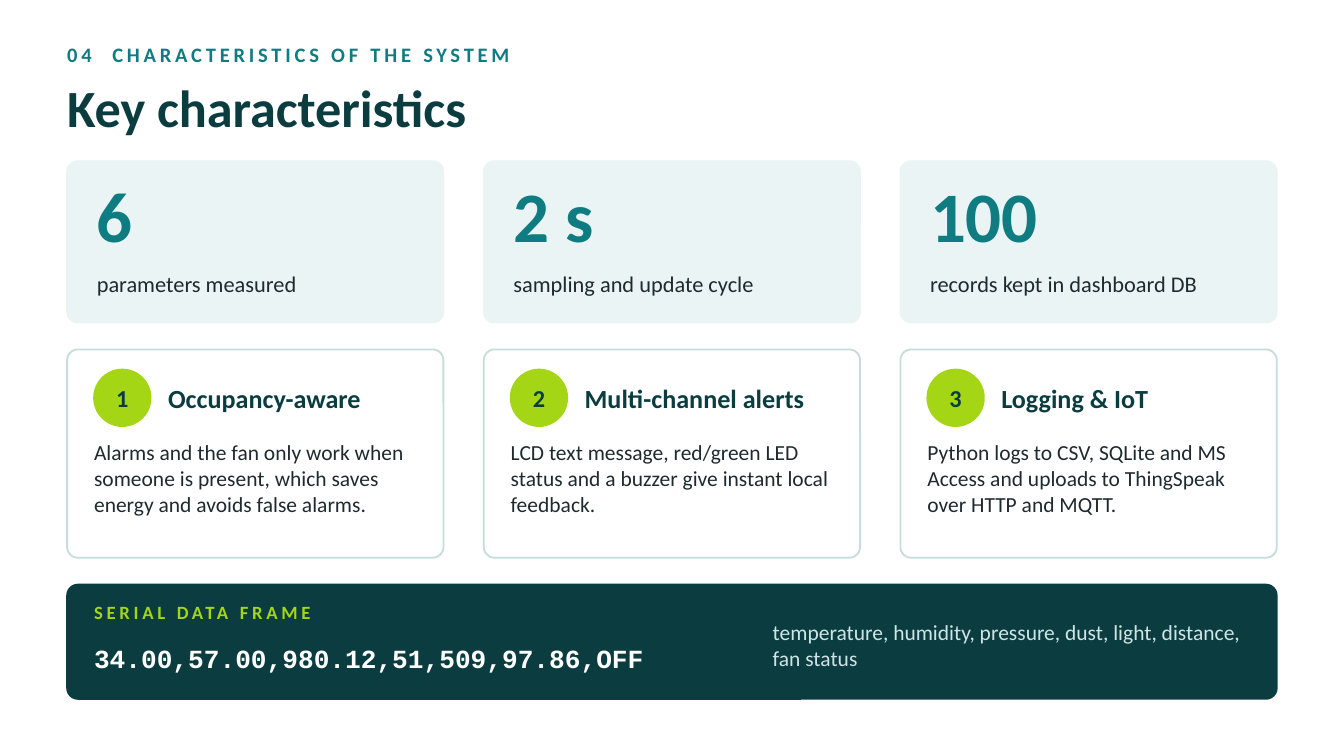
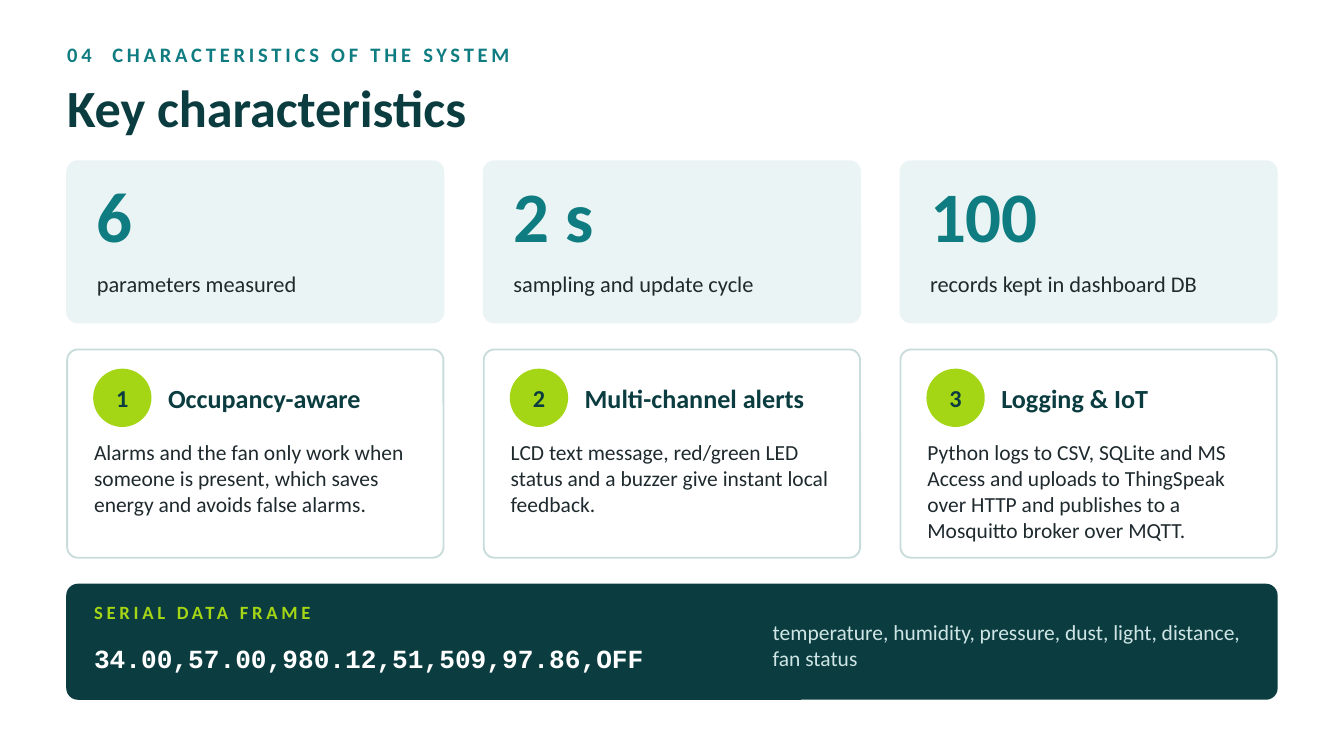
Before and after one commit to muaz8172/Smart-Environmental-Monitoring-Control-System, a slide deck: slide 7 of Presentation/Smart_Environmental_Monitoring_Presentation.pptx. Drawn at 1344x756 pixels with LibreOffice and Linux fonts; fonts in the diff are those of the drawing. Boxes give left, top, right and bottom in pixels: in the first picture for what was removed or moved away, otherwise in the second. Text is boxed around its words. In the diff, an @@ line names an element or a change of style, - is before the commit and + after.

```diff
--- a/Presentation/Smart_Environmental_Monitoring_Presentation.pptx
+++ b/Presentation/Smart_Environmental_Monitoring_Presentation.pptx
@@ text at [927, 445, 1226, 542]: text changed @@
-Python logs to CSV, SQLite and MS Access and uploads to ThingSpeak over HTTP and MQTT.
+Python logs to CSV, SQLite and MS Access and uploads to ThingSpeak over HTTP and publishes to a Mosquitto broker over MQTT.
```
Also in this commit, not shown: 4 other slides changed, 25 other files.
